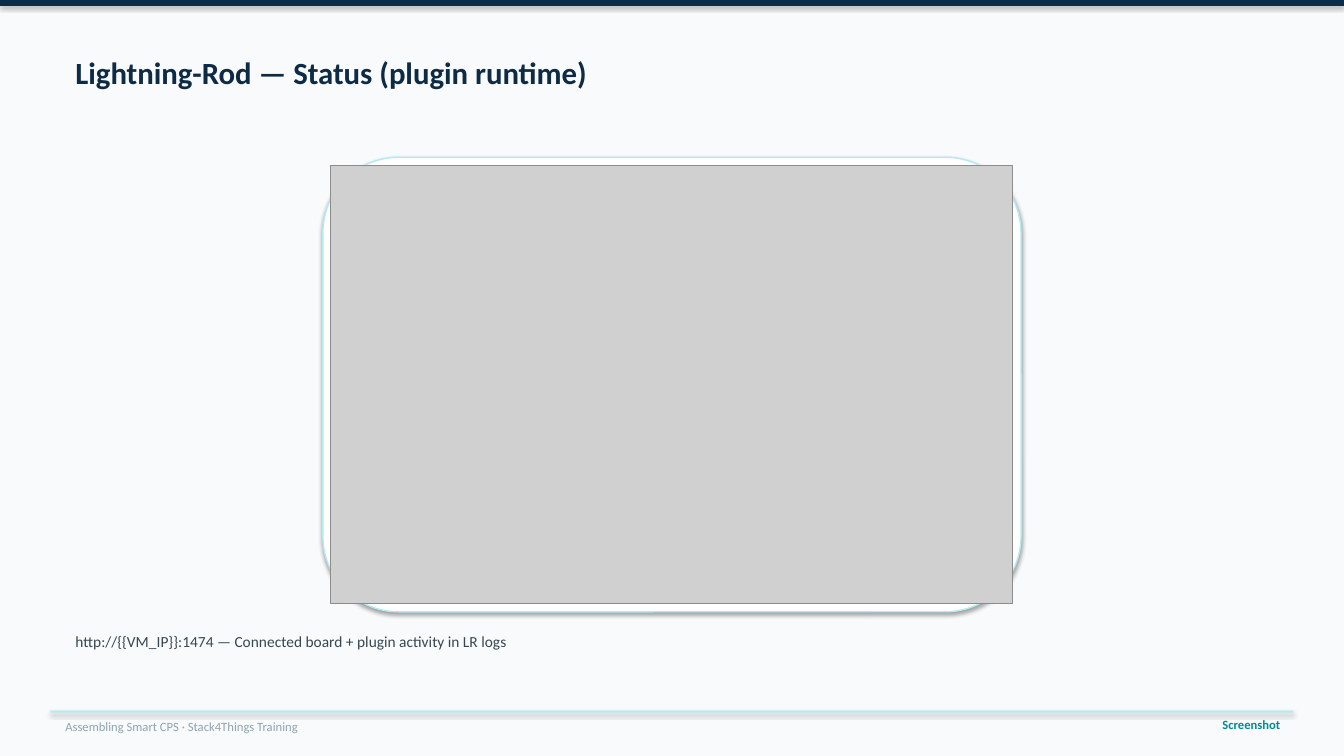
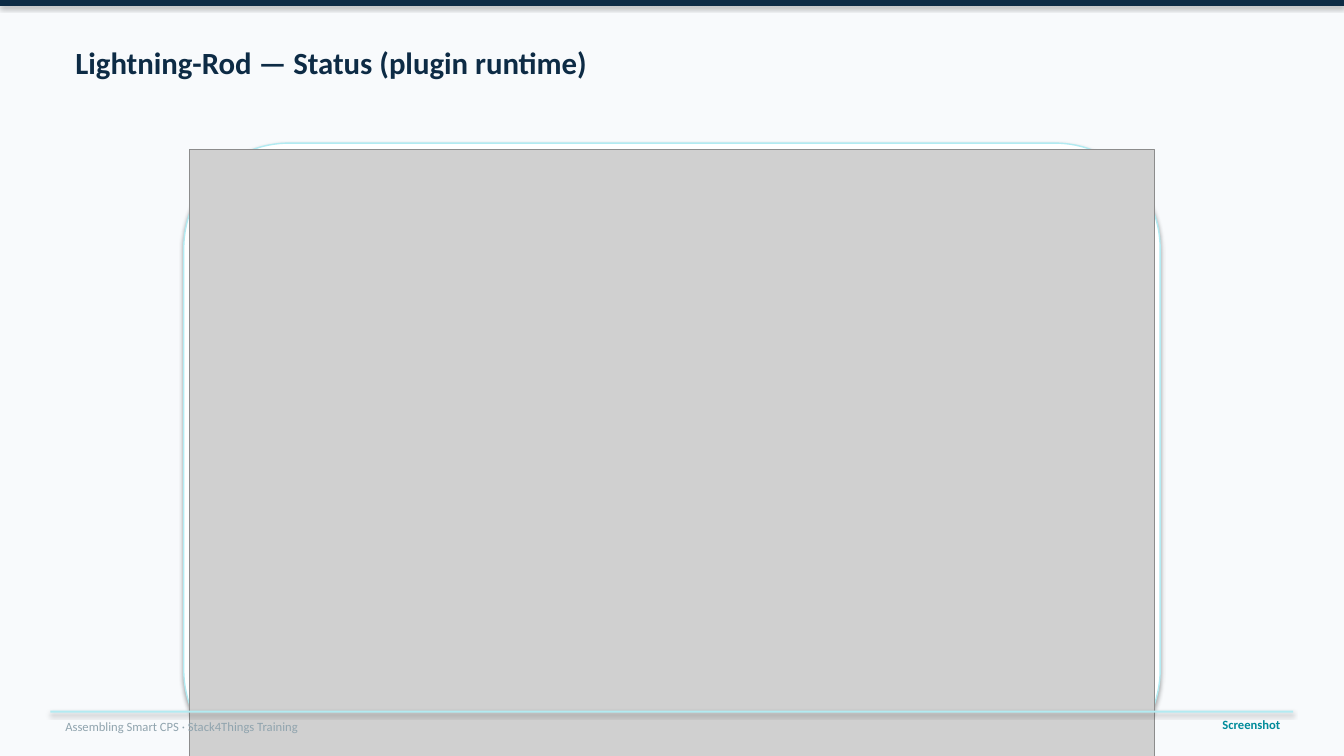
Before and after one commit to lucadagati/AssemblyingCPS_training, a slide deck: slide 42 of slides/ModuleB_Plugin_Services_EN.pptx. Drawn at 1344x756 pixels with LibreOffice and Linux fonts; fonts in the diff are those of the drawing; grey boxes stand for pictures. Boxes give left, top, right and bottom in pixels: in the first picture for what was removed or moved away, otherwise in the second. Text is boxed around its words. In the diff, an @@ line names an element or a change of style, - is before the commit and + after.

```diff
--- a/slides/ModuleB_Plugin_Services_EN.pptx
+++ b/slides/ModuleB_Plugin_Services_EN.pptx
@@ text "Lightning-Rod — Status (plugin runtime)": place and size @@
-text "Lightning-Rod — Status (plugin runtime)" at box(75, 61, 587, 90)
+text "Lightning-Rod — Status (plugin runtime)" at box(75, 51, 587, 80)
@@ rounded rectangle: place and size @@
-rounded rectangle at box(323, 157, 1021, 612)
+rounded rectangle at box(184, 143, 1160, 756)
@@ picture: place and size @@
-picture at box(331, 165, 1013, 604)
+picture at box(190, 149, 1154, 756)
@@ text removed at box(75, 636, 506, 650) @@
-http://{{VM_IP}}:1474 — Connected board + plugin activity in LR logs
```
Also in this commit, not shown: 59 other slides changed, 15 other files.
